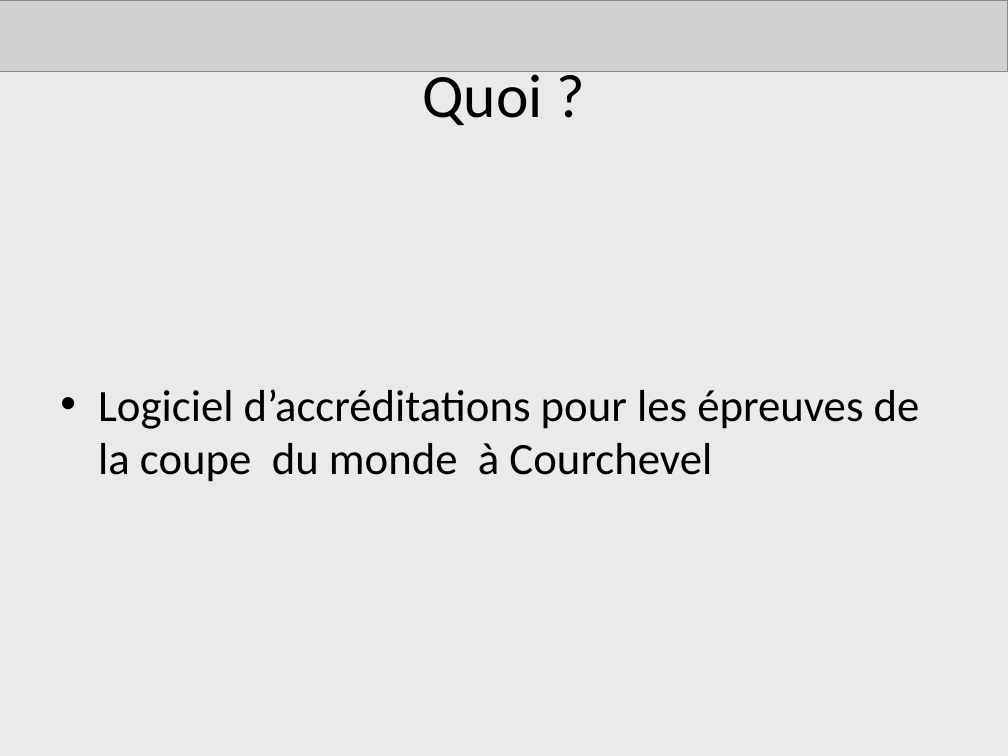
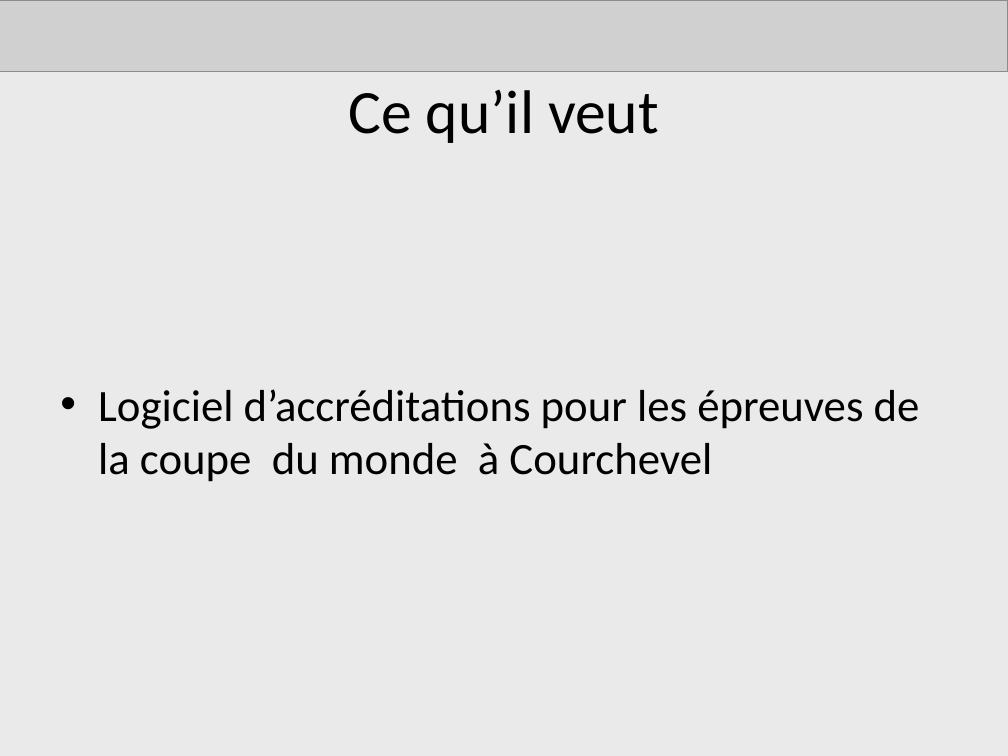
Before and after one commit to AdrienLombard/SimplePass, a slide deck: slide 4 of source/Projet Courchevel - Bilan intermédiaire.ppt. Drawn at 1008x756 pixels with LibreOffice and Linux fonts; fonts in the diff are those of the drawing; grey boxes stand for pictures. Boxes give left, top, right and bottom in pixels: in the first picture for what was removed or moved away, otherwise in the second. Text is boxed around its words. In the diff, an @@ line names an element or a change of style, - is before the commit and + after.

```diff
--- a/source/Projet Courchevel - Bilan intermédiaire.ppt
+++ b/source/Projet Courchevel - Bilan intermédiaire.ppt
@@ title removed at (422, 71, 542, 125) @@
-Quoi ?
@@ title added at (348, 90, 659, 143), 44 pt, text #000000 @@
+Ce qu’il veut
```
Also in this commit, not shown: 8 other slides changed.
